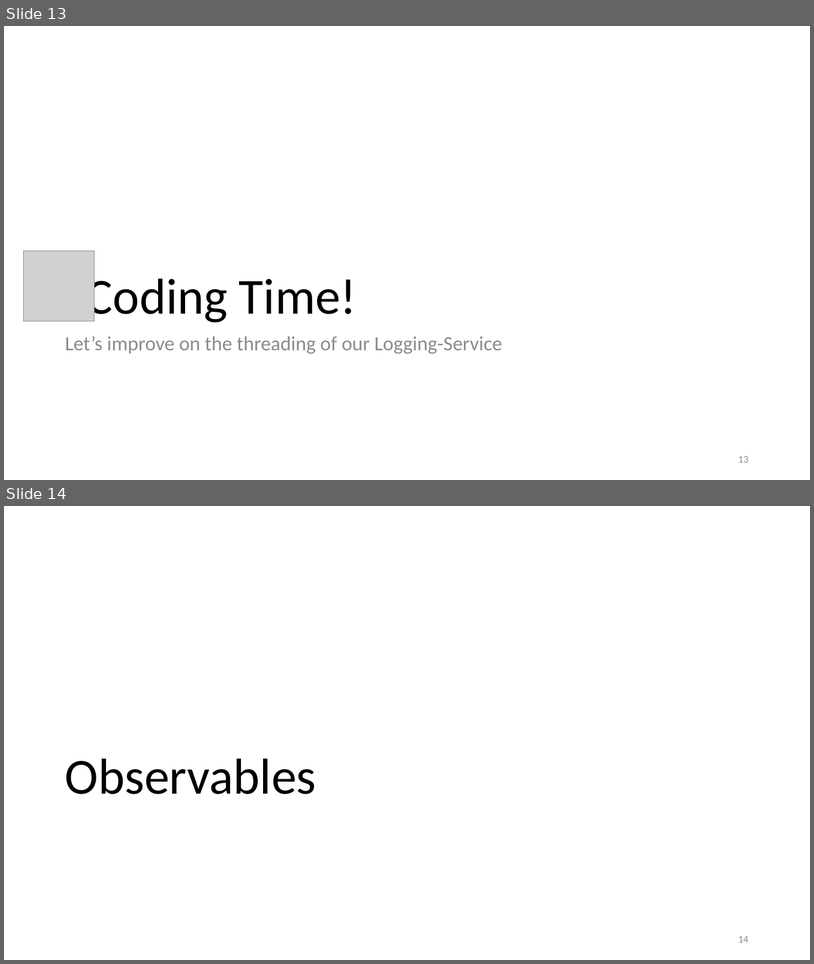
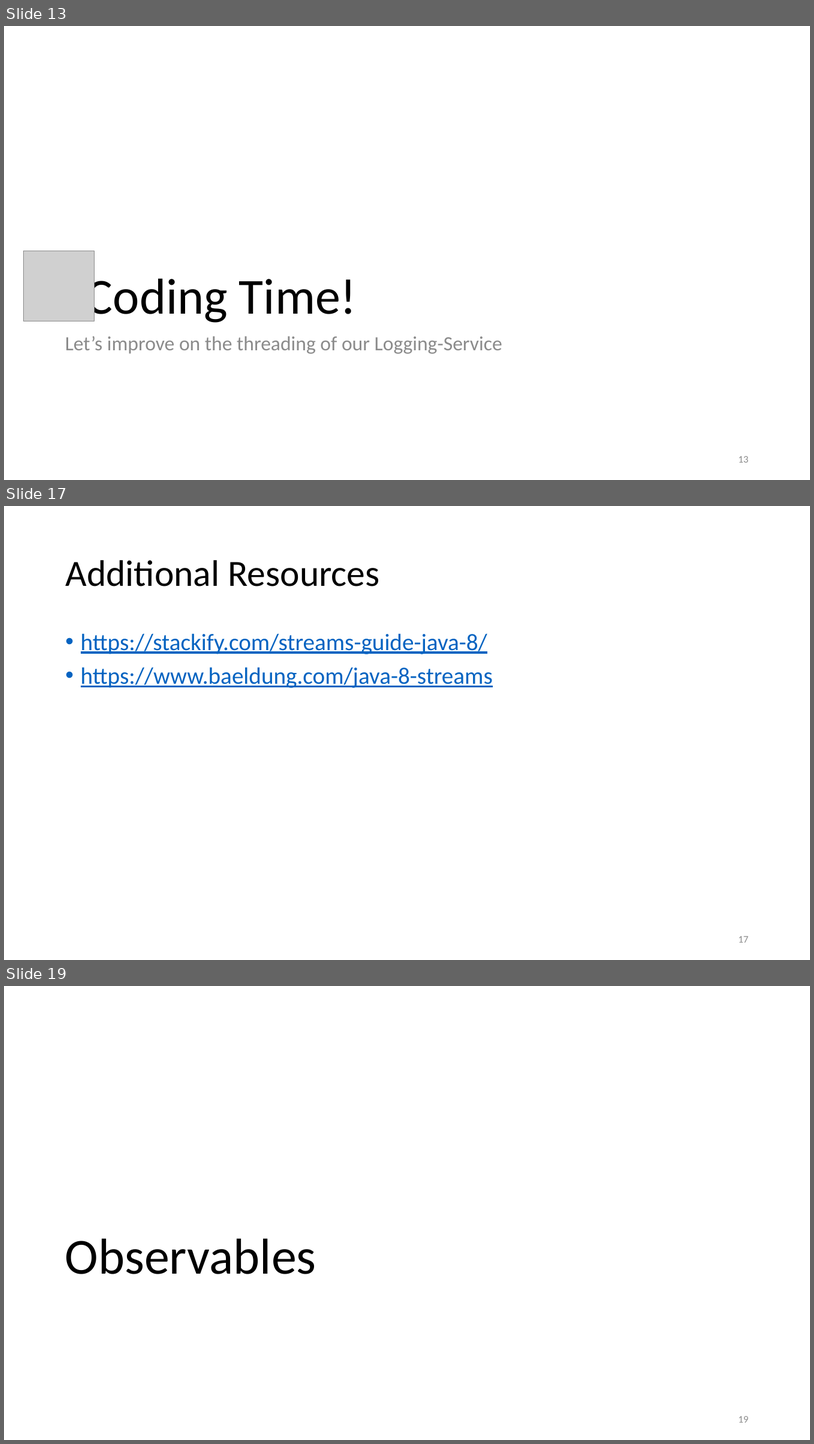
Before and after one commit to jpenniman/java-ms-training, a slide deck: slide-decks/Asynchronous-programming-Part-2.pptx. Shown one above the other, each under a label of ours: slides 13 and 14 before the commit, slides 13, 17 and 19 after it; the slides between them are not shown. The pictures are 814x964 and 814x1444 pixels, drawn with LibreOffice and Linux fonts; fonts in the diff are those of the drawing; grey boxes stand for pictures; background and template pictures are left out. Boxes give left, top, right and bottom in pixels: in the first picture for what was removed or moved away, otherwise in the second. Text is boxed around its words. In the diff, an @@ line names an element or a change of style, - is before the commit and + after.

Commit message:
Streams

```diff
--- a/slide-decks/Asynchronous-programming-Part-2.pptx
+++ b/slide-decks/Asynchronous-programming-Part-2.pptx
@@ slide 17 added at [4, 506, 810, 960], background #FFFFFF @@
@@ title added at [65, 560, 380, 586], 44 pt, text #000000 @@
+Additional Resources
@@ text added at [81, 633, 493, 688], 28 pt, text #0563C1, underline @@
+• https://stackify.com/streams-guide-java-8/
+• https://www.baeldung.com/java-8-streams
@@ page number added at [738, 936, 749, 942], 12 pt, text #8C8C8C @@
+17
@@ what was slide 14 is now slide 19 @@
@@ page number at [738, 1416, 749, 1422]: text changed @@
-14
+19
```
Also in this commit, not shown: 5 other slides added.
